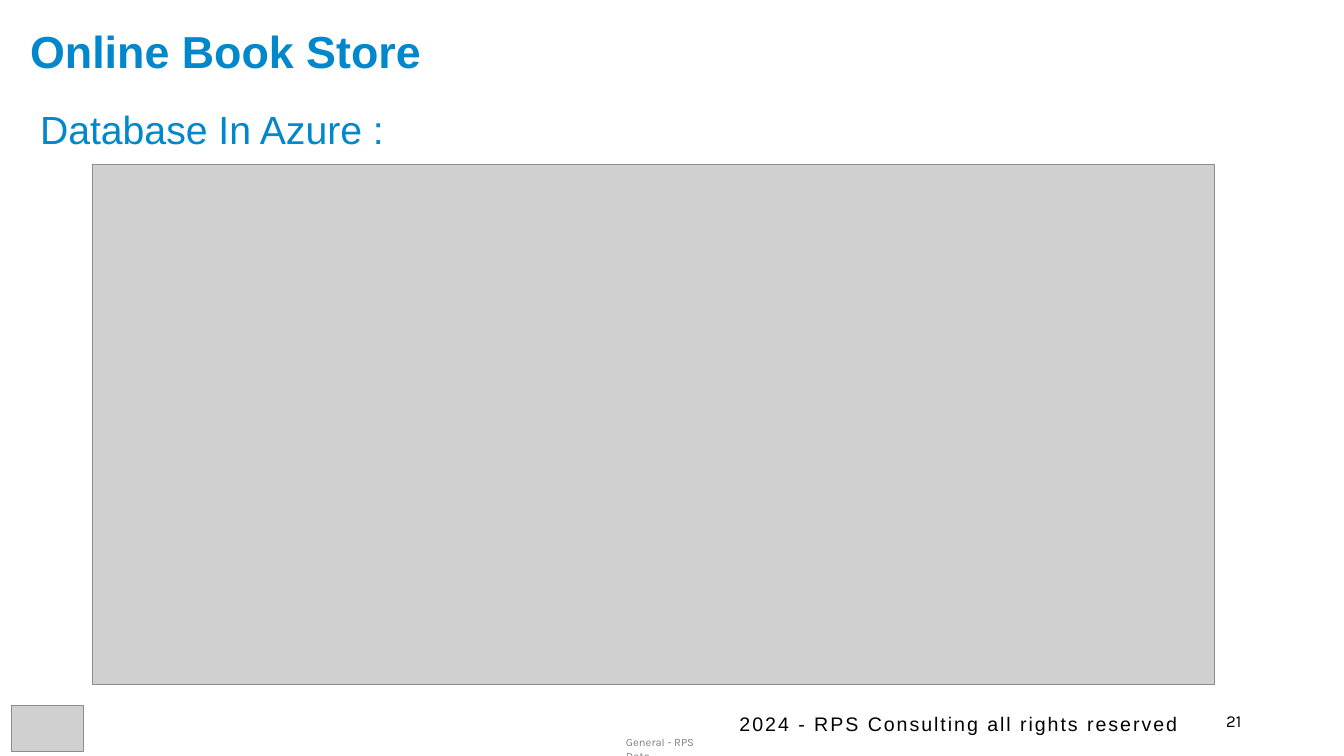
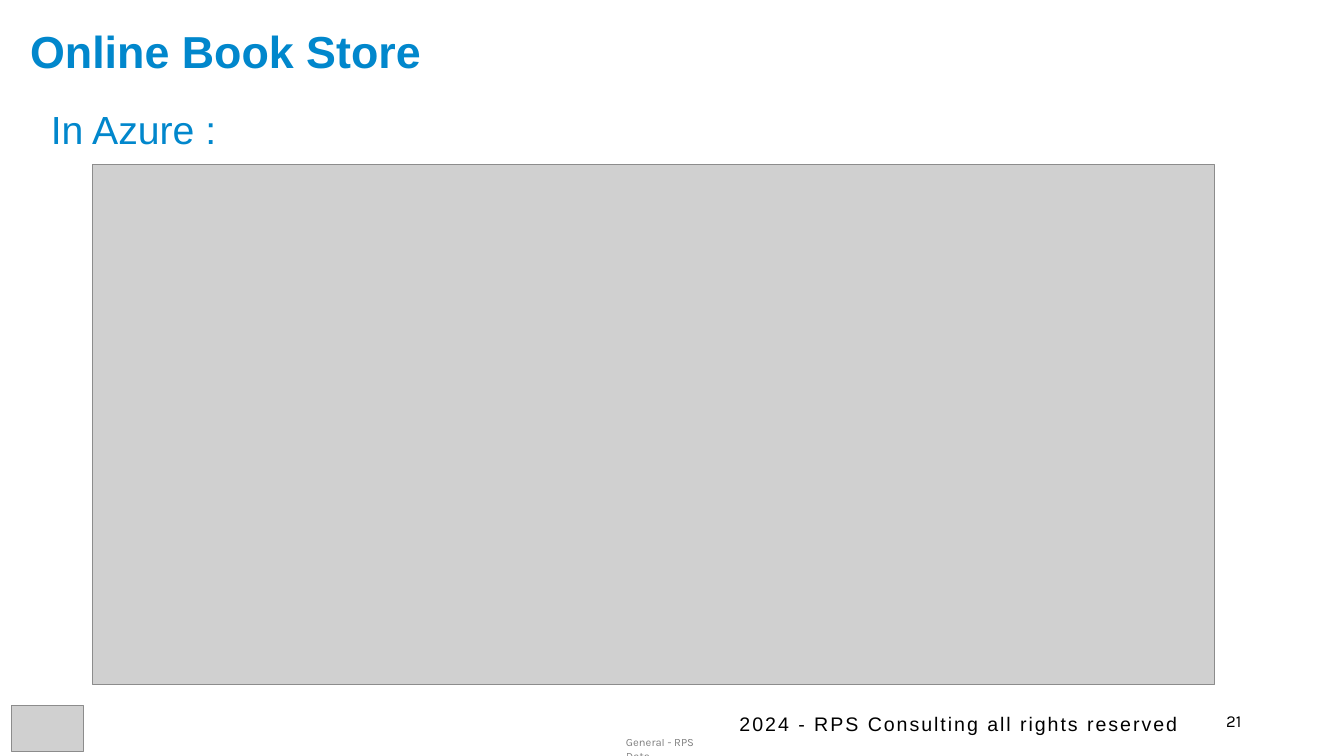
Before and after one commit to Charithasree-03/online-book-store, a slide deck: slide 21 of Capstone OnlineBookStore PPT.pptx. Drawn at 1344x756 pixels with LibreOffice and Linux fonts; fonts in the diff are those of the drawing; grey boxes stand for pictures. Boxes give left, top, right and bottom in pixels: in the first picture for what was removed or moved away, otherwise in the second. Text is boxed around its words. In the diff, an @@ line names an element or a change of style, - is before the commit and + after.

```diff
--- a/Capstone OnlineBookStore PPT.pptx
+++ b/Capstone OnlineBookStore PPT.pptx
@@ text at (51, 117, 194, 145): text changed @@
-Database In Azure :
+In Azure :
```
Also in this commit, not shown: 1 other slide changed.
